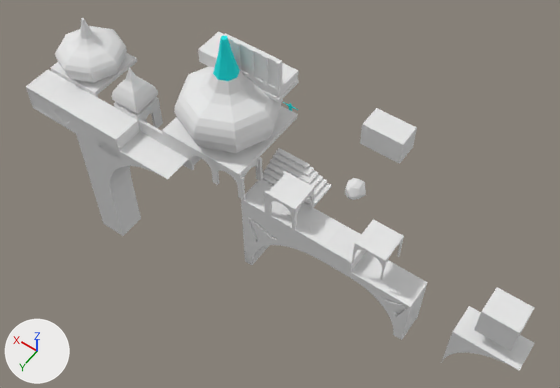
The FBX model VR_Project_Studio3/Assets/Resources/Unity Packages/Distant Lands/Thalassophobia - Low Poly Oceans/Contents/Meshes/Temple Ruins.fbx: old version first, new version second.
The view is the same before and after, from a 50 mm lens placed at (-65.5, 81.7, 112.7), pointed at (-12.7, 7.8, -3.4). Arrows for +X, +Y and +Z are at lower left; the lights stay in place. Where no turn or scale is listed for an object, it has been applied to the vertices.

Objects in the first picture: 'Arch 1', 'Arch 2', 'Arch 3', 'Arch 4', 'Arch Small', 'Arches Small', 'Cube', 'Cube.002', 'Icosphere', 'LowMan', 'Roof 1', 'Roof 2x2', 'Roof 3x3', 'Tower Extension 2'.
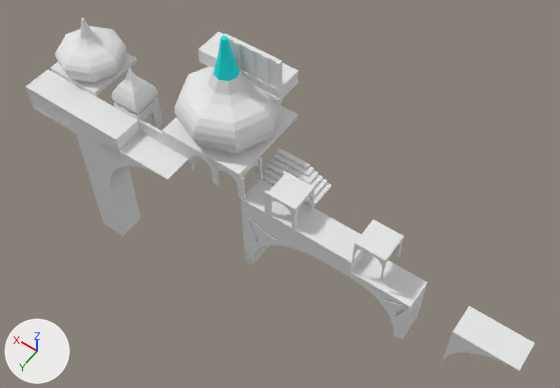
The change in detail:
Object 'Icosphere' (ob_icosphere) is deleted.
Object 'Cube' (ob_cube) is deleted.
Object 'Cube.002' (ob_cube_002) is deleted.
Object 'LowMan' (ob_lowman) is deleted.

Location of each change, (x1, y1, x2, y2) in pixels of the pictures (560 x 388 px):
'Cube.002', deleted
    before: (474, 287, 534, 351)
'Cube', deleted
    before: (360, 108, 417, 164)
'Icosphere', deleted
    before: (345, 178, 366, 200)
'LowMan', deleted
    before: (283, 102, 298, 111)
